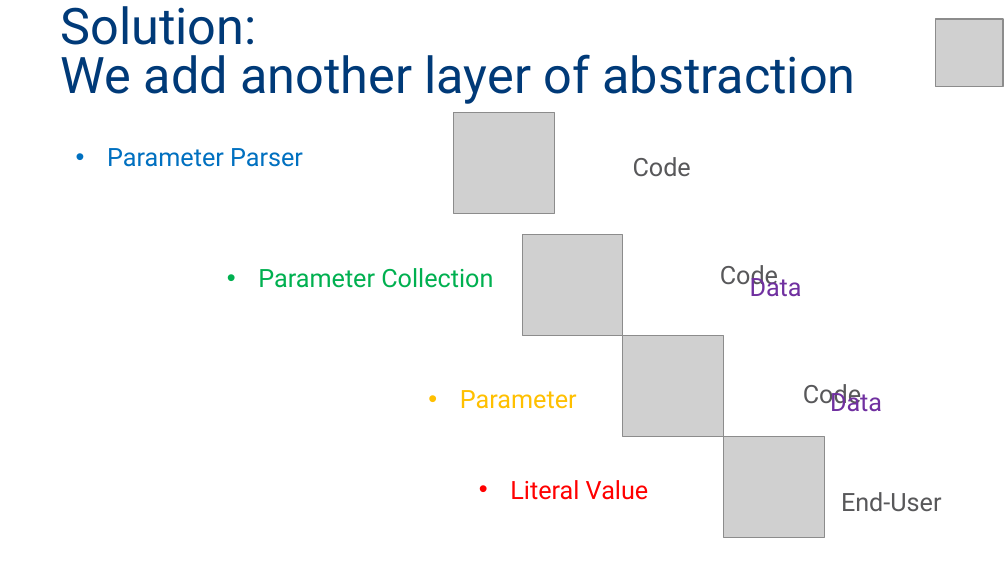
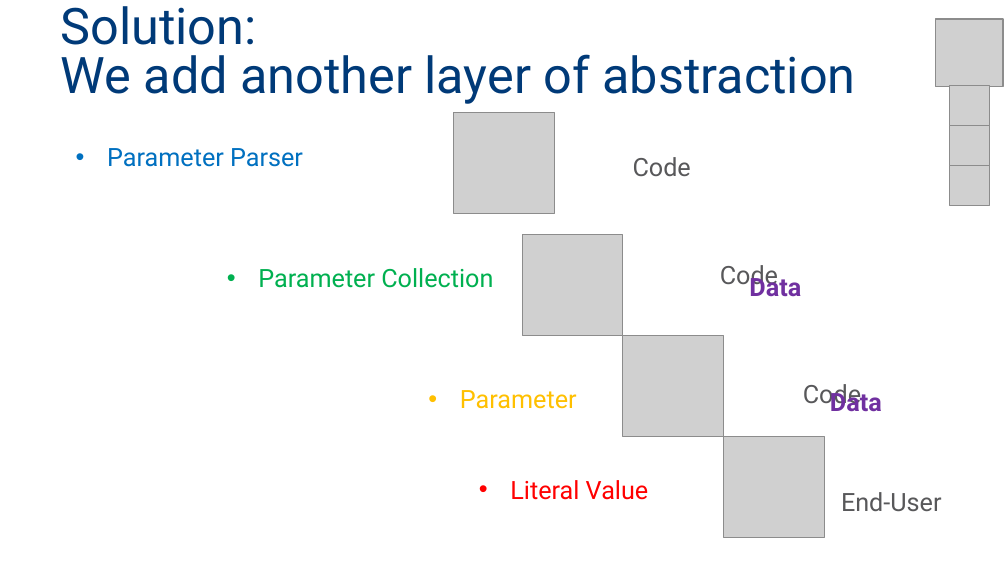
Before and after one commit to MadeiraData/DynamicFilters, a slide deck: slide 18 of DynamicFilters_Presentation_Eng.pptx (slide 17 before the commit). Drawn at 1008x567 pixels with LibreOffice and Linux fonts; fonts in the diff are those of the drawing; grey boxes stand for pictures; background and template pictures are left out. Boxes give left, top, right and bottom in pixels: in the first picture for what was removed or moved away, otherwise in the second. Text is boxed around its words. In the diff, an @@ line names an element or a change of style, - is before the commit and + after.

```diff
--- a/DynamicFilters_Presentation_Eng.pptx
+++ b/DynamicFilters_Presentation_Eng.pptx
@@ picture added at bbox=[950, 86, 990, 126] @@
@@ picture added at bbox=[950, 126, 990, 166] @@
@@ picture added at bbox=[950, 165, 990, 206] @@
@@ text "Data" at bbox=[749, 273, 801, 297]: bold on @@
@@ text "Data" at bbox=[830, 388, 882, 412]: bold on @@
```
Also in this commit, not shown: 7 other slides changed, 3 slides added, 2 slides removed.
